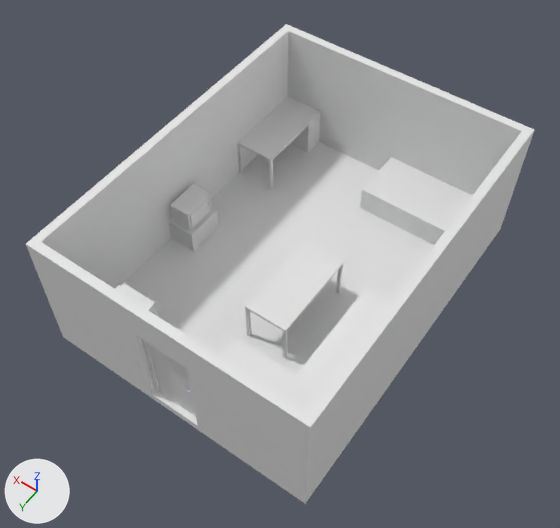
An edit to the Blender file needsthtoeat/Room1/Room1.blend, drawn before and after from the same camera.
Camera for both pictures: a 50 mm lens placed at (-3.0, 12.94, 14.16), pointed at (2.97, 4.58, 1.02). The axes (+X, +Y, +Z) are drawn at lower left. The lights are the same throughout.
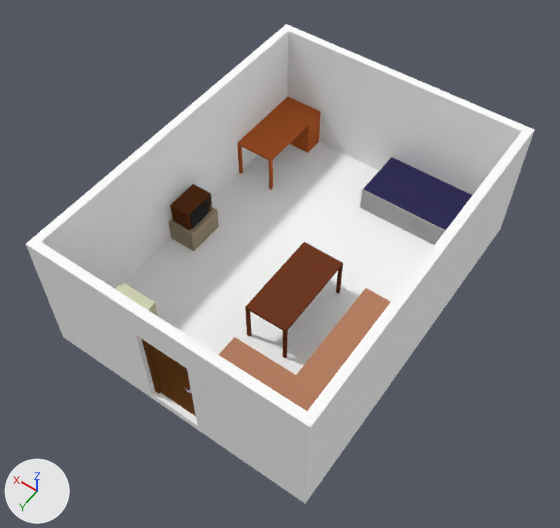
Diff of the bpy script that builds the scene:
```diff
--- a/needsthtoeat/Room1/Room1.blend.py
+++ b/needsthtoeat/Room1/Room1.blend.py
@@ mat_door_material @@
 mat_door_material = bpy.data.materials.new('Door_material')
-# nodes: BsdfAnisotropic, BsdfDiffuse, MixShader, OutputMaterial
+# nodes: BsdfDiffuse, OutputMaterial
+# colours: brown #754a23
@@ me_cube_020 @@
 me_cube_020.from_pydata(...)  # 8 vertices, 6 faces; spans x -1.0..1.0, y -1.0..0.7, z -34.9..1.0
+me_cube_020.materials.append(mat_color1_004)  # brown #703b25
@@ me_cube_022 @@
 me_cube_022.from_pydata(...)  # 8 vertices, 6 faces; spans x -1.0..1.0, y -1.0..1.0, z -1.0..1.0
+me_cube_022.materials.append(mat_color1_003)  # beige #a89a80
@@ me_cube_023 @@
 me_cube_023.from_pydata(...)  # 8 vertices, 6 faces; spans x -1.0..1.0, y -1.0..1.0, z -1.0..1.0
+me_cube_023.materials.append(mat_color1_005)  # brown #64381d
@@ me_cube_024 @@
 me_cube_024.from_pydata(...)  # 8 vertices, 6 faces; spans x -1.0..1.0, y -1.0..1.0, z -1.0..1.0
+me_cube_024.materials.append(mat_color1_006)  # black #2c2c2c
@@ me_plane @@
 me_plane.from_pydata(...)  # 16 vertices, 14 faces; spans x -1.2..5.2, y -1.2..7.2, z -0.2..3.0
+me_plane.materials.append(mat_color1_002)  # white #ffffff
@@ me_cube_002 @@
 me_cube_002.from_pydata(...)  # 8 vertices, 6 faces; spans x -1.0..1.0, y -1.0..0.7, z -1.0..1.0
+me_cube_002.materials.append(mat_material_001)  # orange #c76733
@@ me_cube_004 @@
 me_cube_004.from_pydata(...)  # 8 vertices, 6 faces; spans x -1.0..1.0, y -1.0..0.7, z -34.9..1.0
+me_cube_004.materials.append(mat_material_001)  # orange #c76733
@@ me_cube_012 @@
 me_cube_012.from_pydata(...)  # 8 vertices, 6 faces; spans x -2.89..1.0, y -1.0..1.0, z -1.0..2.72
+me_cube_012.materials.append(mat_material_001)  # orange #c76733
@@ me_cube_013 @@
 me_cube_013.from_pydata(...)  # 8 vertices, 6 faces; spans x -1.0..1.0, y -1.0..0.7, z -34.9..1.0
+me_cube_013.materials.append(mat_material_001)  # orange #c76733
@@ me_cube_006 @@
 me_cube_006.from_pydata(...)  # 8 vertices, 6 faces; spans x -1.52..0.48, y -0.78..1.22, z -0.81..1.19
+me_cube_006.materials.append(mat_color1)  # light grey #d6d8b8
@@ me_cube_007 @@
 me_cube_007.from_pydata(...)  # 8 vertices, 6 faces; spans x -1.52..0.48, y -0.78..1.22, z -0.81..1.19
+me_cube_007.materials.append(mat_color1)  # light grey #d6d8b8
@@ me_cube_015 @@
 me_cube_015.from_pydata(...)  # 32 vertices, 28 faces; spans x -1.0..4.92, y -7.71..1.0, z -1.0..4.13
+me_cube_015.materials.append(mat_material_002)  # orange #b67f63
@@ me_cube_014 @@
 me_cube_014.from_pydata(...)  # 8 vertices, 6 faces; spans x -1.0..1.0, y -1.0..1.0, z -1.0..1.47
+me_cube_014.materials.append(mat_color1_001)  # grey #b1b1b1
@@ me_cube_019 @@
 me_cube_019.from_pydata(...)  # 8 vertices, 6 faces; spans x -1.0..1.0, y -1.0..0.7, z -1.0..1.0
+me_cube_019.materials.append(mat_color1_004)  # brown #703b25
@@ me_cube_018 @@
 me_cube_018.from_pydata(...)  # 8 vertices, 6 faces; spans x -1.0..1.0, y -1.0..0.7, z -34.9..1.0
+me_cube_018.materials.append(mat_color1_004)  # brown #703b25
@@ me_cube_017 @@
 me_cube_017.from_pydata(...)  # 8 vertices, 6 faces; spans x -1.0..1.0, y -1.0..0.7, z -34.9..1.0
+me_cube_017.materials.append(mat_color1_004)  # brown #703b25
@@ ob_cube_019 @@
+ob_cube_019 = bpy.data.objects.new('Cube.019', me_cube_003)  # a box spanning x -1.0..1.0, y -1.0..1.0, z -1.0..1.47; in mat_color1_011 (dark blue #343058)
+ob_cube_019.location = (1.73, 0.68, 0.65)
+ob_cube_019.scale = (1.11, 0.651, 0.0162)
```

Where the change shows, as pixel boxes [x1, y1, x2, y2] in the pictures (560 x 528 px):
'Plane', recoloured (grey to white)
    both: [26, 24, 534, 504]
'Cube.011', recoloured (white to brown)
    both: [219, 288, 391, 411]
'Cube.010', recoloured
    both: [360, 157, 472, 245]
'Cube.008', recoloured (white to brown)
    both: [245, 242, 343, 332]
'Cube.019', added (blue)
    after: [364, 157, 472, 230]
'Cube', recoloured (grey to brown)
    both: [237, 96, 320, 161]
'Door.001', recoloured (grey to brown)
    both: [148, 343, 196, 416]
'Cube.014', recoloured (grey to brown)
    both: [168, 207, 219, 251]
'Cube.015', recoloured (grey to brown)
    both: [170, 184, 212, 230]
'Cube.001', recoloured (grey to brown)
    both: [290, 114, 320, 153]
'Cube.016', recoloured (grey to black)
    both: [190, 199, 209, 229]
'Cube.004', recoloured
    both: [115, 285, 154, 314]
'DoorFrame', recoloured (grey to brown)
    both: [142, 339, 160, 394]
'Cube.005', recoloured
    both: [121, 283, 158, 316]
'Cube.006', recoloured
    both: [245, 308, 252, 336]
'Cube.012', recoloured
    both: [336, 265, 343, 294]
'Cube.009', recoloured
    both: [238, 145, 243, 174]
'Cube.007', recoloured
    both: [282, 330, 288, 358]
